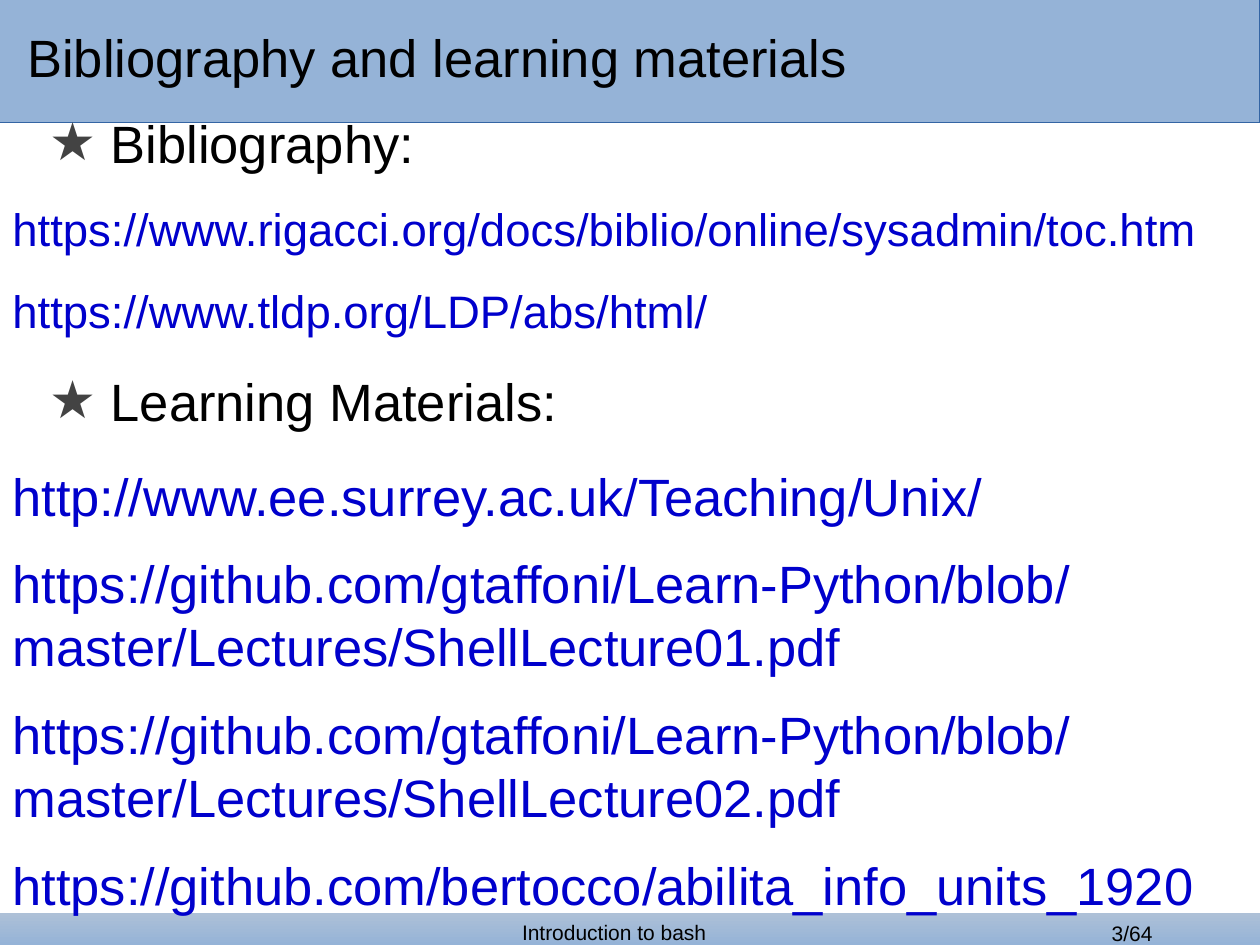
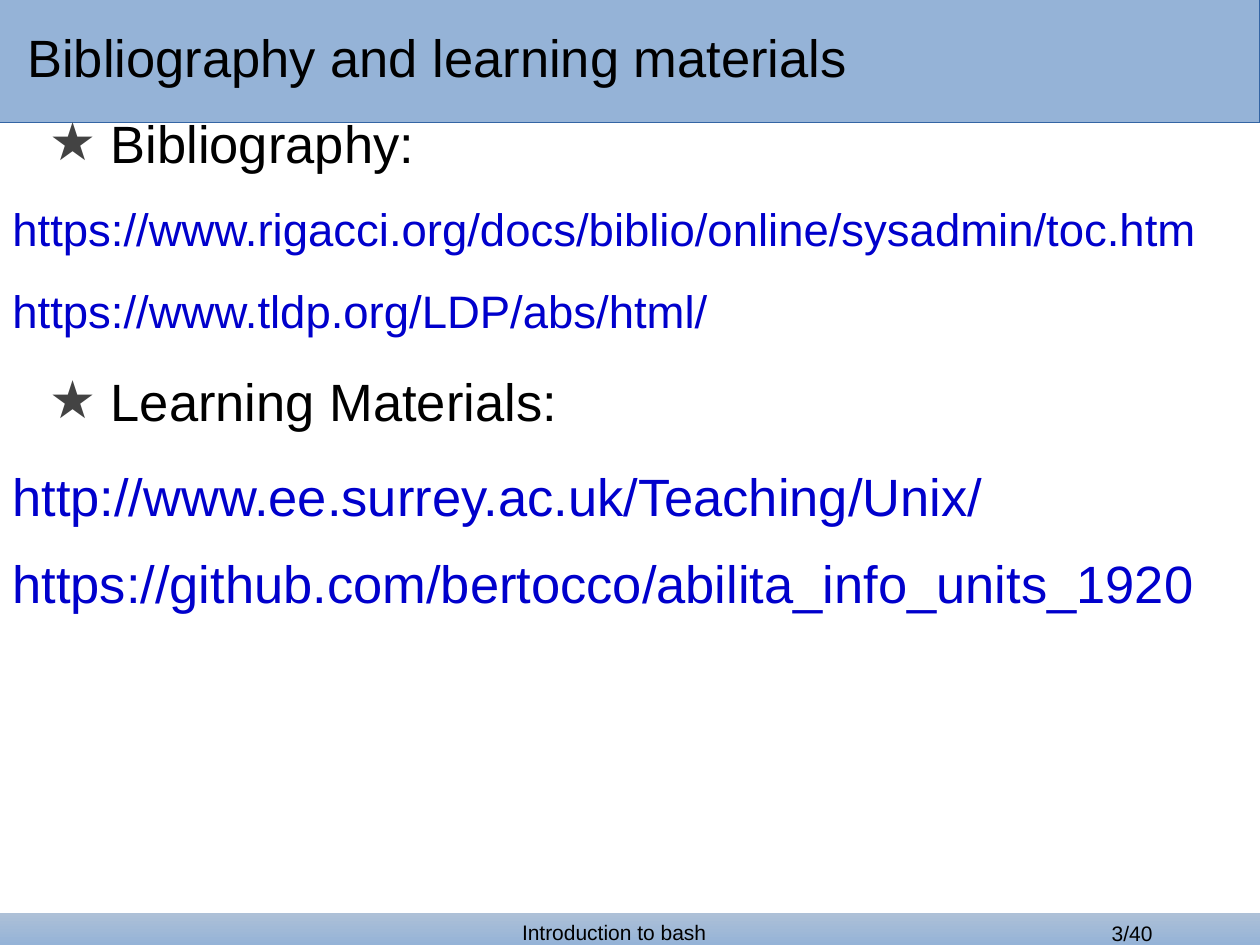
Before and after one commit to bertocco/abilita_info_units_1920, a slide deck: slide 3 of lezioni/bash_lessons/bash_1.odp. Drawn at 1260x945 pixels with LibreOffice and Linux fonts; fonts in the diff are those of the drawing; background and template pictures are left out. Boxes give left, top, right and bottom in pixels: in the first picture for what was removed or moved away, otherwise in the second. Text is boxed around its words. In the diff, an @@ line names an element or a change of style, - is before the commit and + after.

```diff
--- a/lezioni/bash_lessons/bash_1.odp
+++ b/lezioni/bash_lessons/bash_1.odp
@@ text at (12, 565, 1069, 828): paragraphs removed @@
-https://github.com/gtaffoni/Learn-Python/blob/master/Lectures/ShellLecture01.pdf
-https://github.com/gtaffoni/Learn-Python/blob/master/Lectures/ShellLecture02.pdf
@@ page number at (1112, 925, 1153, 942): text changed @@
-3/64
+3/40
```
Also in this commit, not shown: 4 other slides changed, 9 slides added, 33 slides removed, 1 other file.
